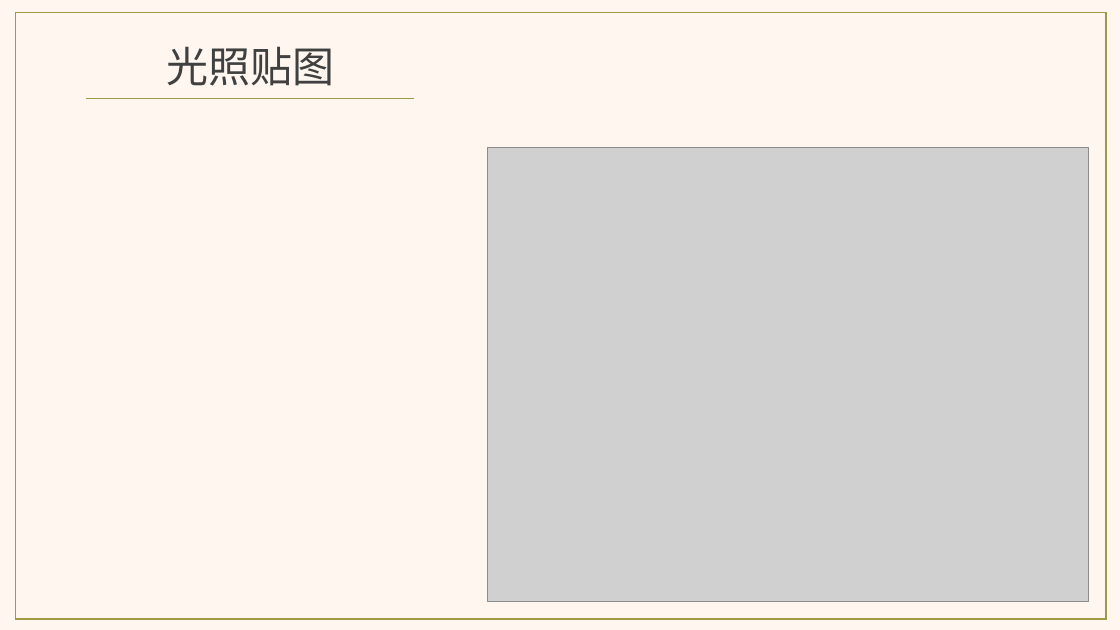
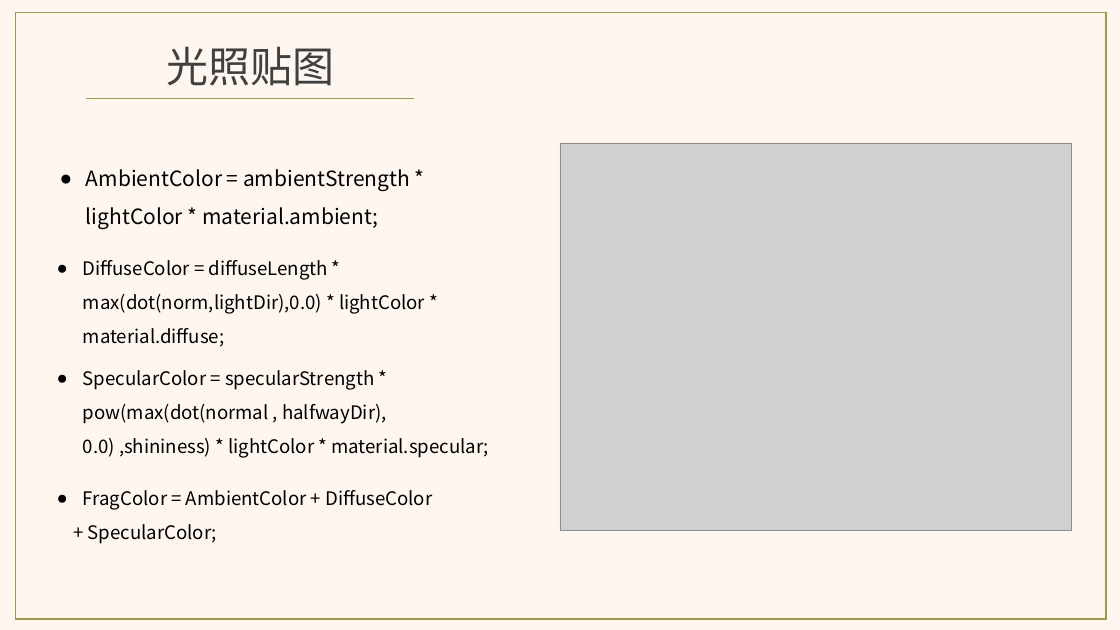
Before and after one commit to aliwanzi/Learn_OpenGL, a slide deck: slide 34 of resources/doc/LearnOpenGL_02.pptx (slide 26 before the commit). Drawn at 1120x630 pixels with LibreOffice and Linux fonts; fonts in the diff are those of the drawing; grey boxes stand for pictures. Boxes give left, top, right and bottom in pixels: in the first picture for what was removed or moved away, otherwise in the second. Text is boxed around its words. In the diff, an @@ line names an element or a change of style, - is before the commit and + after.

```diff
--- a/resources/doc/LearnOpenGL_02.pptx
+++ b/resources/doc/LearnOpenGL_02.pptx
@@ picture: place and size @@
-picture at [488, 147, 1089, 602]
+picture at [560, 144, 1072, 530]
@@ text added at [86, 169, 410, 229], 18 pt, text #000000 @@
+● AmbientColor = ambientStrength * lightColor * material.ambient;
@@ text added at [83, 260, 425, 347], 16 pt, text #000000 @@
+● DiffuseColor = diffuseLength * max(dot(norm,lightDir),0.0) * lightColor * material.diffuse;
@@ text added at [83, 370, 489, 458], 16 pt, text #000000 @@
+● SpecularColor = specularStrength * pow(max(dot(normal , halfwayDir), 0.0) ,shininess) * lightColor * material.specular;
@@ text added at [83, 490, 432, 544], 16 pt, text #000000 @@
+● FragColor = AmbientColor + DiffuseColor
++ SpecularColor;
```
Also in this commit, not shown: 17 other slides changed, 11 slides added, 3 slides removed.
